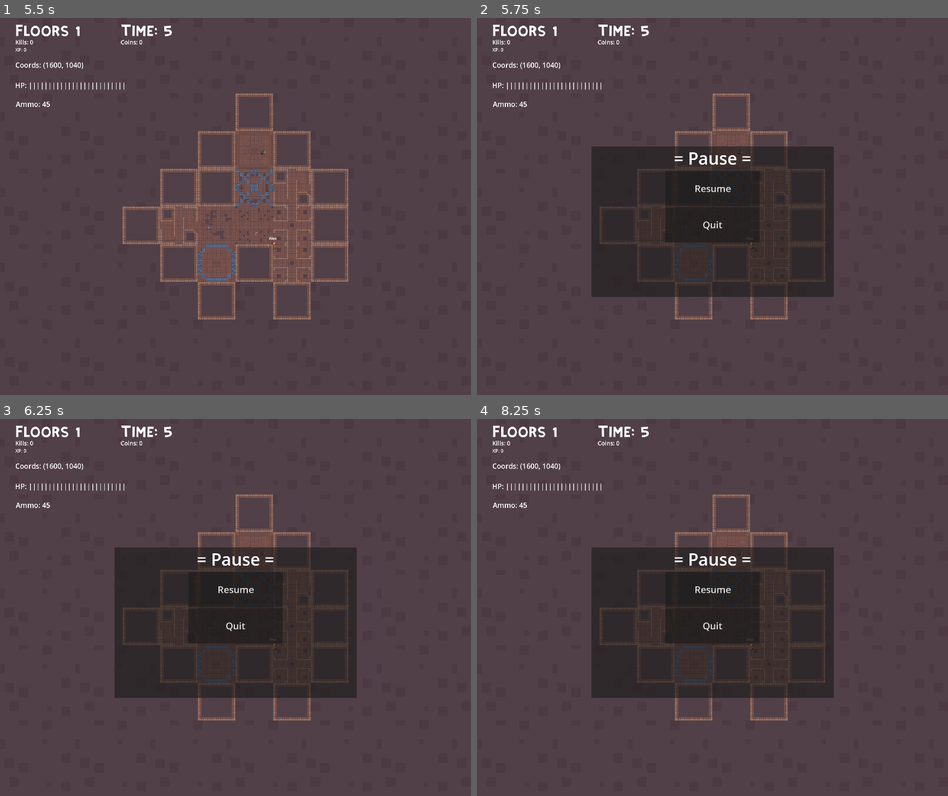
Above: before the commit, frames 1-4 (two rows, left to right).
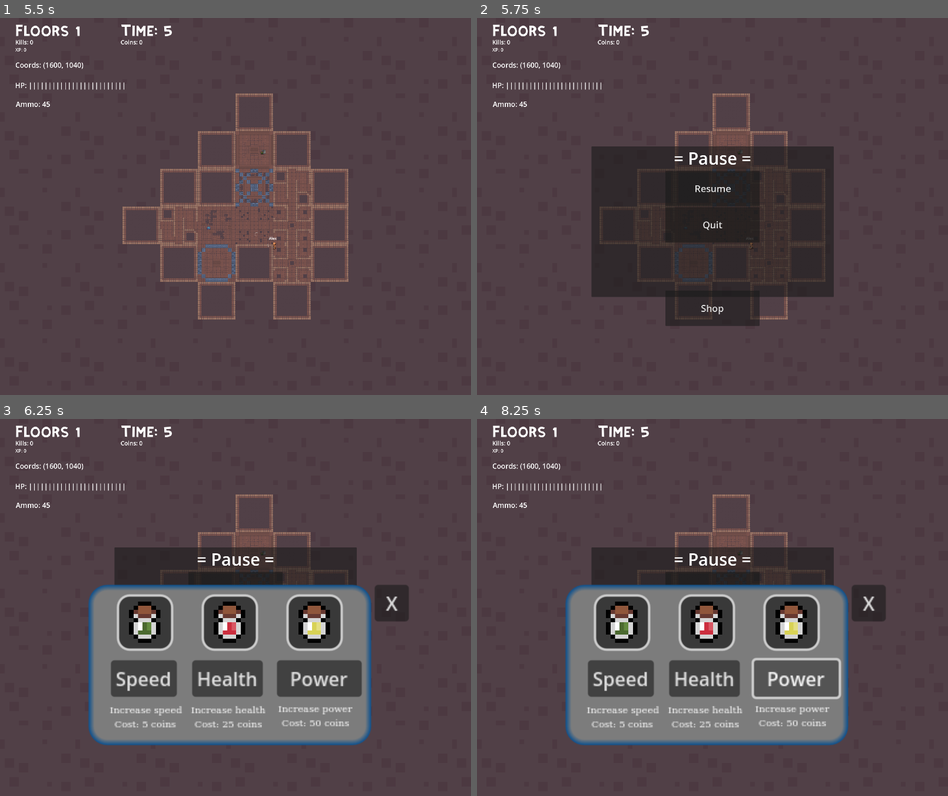
Above: after the commit, the same moments.

Repository: jaxonavena/Calamity
Game: Godot game, scene res://scenes/Character_Creator.tscn
Same seed, same stepped clock (60 frames per second), same inputs: the game is played once before the commit and once after it.
Inputs (mouse positions are in pixels of both pictures, inside the frame that each line leads up to):
- Up to frame 1 (5.5 s): click (277, 274) at 0.52 s; type "Alex" at 0.6 s; click "CONFIRM" at 1.25 s; tap Enter at 2, 5 s; move the mouse to (339, 187) at 2.02 s; hold Right (ui_right) 2.03-2.78 s; tap Space (attack) at 2.1, 4.25, 5.1 s; click (339, 187) at 2.17 s; move the mouse to (141, 225) at 2.77 s; hold Down (ui_down) 2.78-3.53 s; click (141, 225) at 2.85 s; move the mouse to (282, 123) at 3.52 s; hold Right (ui_right) 3.53-4.28 s; hold Tab (switch_weapon) 3.53-4.28 s; click (282, 123) at 3.67 s; move the mouse to (211, 281) at 4.27 s; hold Up (ui_up) 4.28-5.03 s; tap E at 4.35 s; click (211, 281) at 4.42 s; move the mouse to (376, 263) at 5.02 s; hold Left (ui_left) from 5.03 s (still down); click (376, 263) at 5.17 s
- Up to frame 2 (5.75 s): keep holding Left (ui_left); tap Escape (pause) at 5.65 s
- Up to frame 3 (6.25 s): release Left (ui_left) at 5.75 s; click (235, 709) at 5.75 s, where only the run after the commit has a clickable "Shop"
- Up to frame 4 (8.25 s): click (623, 679) at 6.5 s, where only the run after the commit has a clickable "Speed"; click (703, 679) at 7.25 s, where only the run after the commit has a clickable "Health"; click (797, 679) at 8 s, where only the run after the commit has a clickable "Power"

Frame 1 is identical in both runs. In frame 2, 1.5% of the frame differs, in the area x 40-60%, y 72-82%; in frame 3, 21%; in frame 4, 22%, in the area x 18-87%, y 43-87%.

Commit message:
Shop works fully

Diff:
--- a/calamity-godotproject/Godot-Fontpack-d244bf6170b399a6d4d26a0d906058ddf2dafdf1/fonts/architect-s-daughter/ArchitectsDaughter32.tres
+++ b/calamity-godotproject/Godot-Fontpack-d244bf6170b399a6d4d26a0d906058ddf2dafdf1/fonts/architect-s-daughter/ArchitectsDaughter32.tres
@@ -1,8 +1,23 @@
-[gd_resource type="DynamicFont" load_steps=2 format=2]
-
-[ext_resource path="res://fonts/architect-s-daughter/ArchitectsDaughter.ttf" type="DynamicFontData" id=1]
+[gd_resource type="FontFile" format=3 uid="uid://cduik3tm0bac8"]
 
 [resource]
-
-size = 32
-font_data = ExtResource( 1 )
+cache/0/6/0/ascent = 0.0
+cache/0/6/0/descent = 0.0
+cache/0/6/0/underline_position = 0.0
+cache/0/6/0/underline_thickness = 0.0
+cache/0/6/0/scale = 1.0
+cache/0/16/0/ascent = 0.0
+cache/0/16/0/descent = 0.0
+cache/0/16/0/underline_position = 0.0
+cache/0/16/0/underline_thickness = 0.0
+cache/0/16/0/scale = 1.0
+cache/0/7/0/ascent = 0.0
+cache/0/7/0/descent = 0.0
+cache/0/7/0/underline_position = 0.0
+cache/0/7/0/underline_thickness = 0.0
+cache/0/7/0/scale = 1.0
+cache/0/8/0/ascent = 0.0
+cache/0/8/0/descent = 0.0
+cache/0/8/0/underline_position = 0.0
+cache/0/8/0/underline_thickness = 0.0
+cache/0/8/0/scale = 1.0
--- a/calamity-godotproject/project.godot
+++ b/calamity-godotproject/project.godot
@@ -27,10 +27,6 @@
 [dotnet]
 
 project/assembly_name="Calamity-GodotProject"
-
-[editor]
-
-version_control/autoload_on_startup=true
 
 [global_group]
 
--- /dev/null
+++ b/calamity-godotproject/scenes/Shop.tscn
@@ -0,0 +1,157 @@
+[gd_scene load_steps=8 format=3 uid="uid://daitxuverbyw1"]
+
+[ext_resource type="Script" path="res://scripts/shop.gd" id="1_76xcb"]
+[ext_resource type="FontFile" uid="uid://cduik3tm0bac8" path="res://Godot-Fontpack-d244bf6170b399a6d4d26a0d906058ddf2dafdf1/fonts/architect-s-daughter/ArchitectsDaughter32.tres" id="1_ruj38"]
+[ext_resource type="Texture2D" uid="uid://cwicngf137om5" path="res://art/props_itens/potion_green.png" id="2_b06x7"]
+[ext_resource type="Texture2D" uid="uid://t04wu085rhli" path="res://art/props_itens/potion_red.png" id="3_babbr"]
+[ext_resource type="Texture2D" uid="uid://b8aqr6ba3md3n" path="res://art/props_itens/potion_yellow.png" id="4_n28o7"]
+
+[sub_resource type="StyleBoxFlat" id="StyleBoxFlat_0a3mq"]
+bg_color = Color(0.487662, 0.487662, 0.487662, 1)
+border_width_left = 5
+border_width_top = 5
+border_width_right = 5
+border_width_bottom = 5
+border_color = Color(0.0823529, 0.329412, 0.552941, 1)
+border_blend = true
+corner_radius_top_left = 15
+corner_radius_top_right = 15
+corner_radius_bottom_right = 15
+corner_radius_bottom_left = 15
+
+[sub_resource type="StyleBoxFlat" id="StyleBoxFlat_nyhgv"]
+bg_color = Color(0.223103, 0.223103, 0.223103, 1)
+border_width_left = 2
+border_width_top = 2
+border_width_right = 2
+border_width_bottom = 2
+corner_radius_top_left = 10
+corner_radius_top_right = 10
+corner_radius_bottom_right = 10
+corner_radius_bottom_left = 10
+
+[node name="Shop" type="CanvasLayer"]
+script = ExtResource("1_76xcb")
+
+[node name="Background" type="Panel" parent="."]
+offset_left = 376.0
+offset_top = 704.0
+offset_right = 616.0
+offset_bottom = 840.0
+scale = Vector2(5, 5)
+theme_override_styles/panel = SubResource("StyleBoxFlat_0a3mq")
+
+[node name="Speed Potion" type="Panel" parent="Background"]
+layout_mode = 0
+offset_left = 24.0
+offset_top = 8.0
+offset_right = 72.0
+offset_bottom = 56.0
+theme_override_styles/panel = SubResource("StyleBoxFlat_nyhgv")
+
+[node name="SpeedButton" type="Button" parent="Background/Speed Potion"]
+layout_mode = 0
+offset_left = -5.0
+offset_top = 56.0
+offset_right = 51.0
+offset_bottom = 87.0
+text = "Speed"
+
+[node name="Description" type="Label" parent="Background/Speed Potion"]
+layout_mode = 0
+offset_left = -11.2
+offset_top = 94.4
+offset_right = 60.8
+offset_bottom = 133.4
+theme_override_fonts/font = ExtResource("1_ruj38")
+theme_override_font_sizes/font_size = 8
+text = "Increase speed
+Cost: 5 coins"
+horizontal_alignment = 1
+autowrap_mode = 3
+
+[node name="PotionGreen" type="Sprite2D" parent="Background/Speed Potion"]
+position = Vector2(25.6, 27.2)
+scale = Vector2(3.8, 3.5)
+texture = ExtResource("2_b06x7")
+
+[node name="Health Potion" type="Panel" parent="Background"]
+layout_mode = 0
+offset_left = 96.0
+offset_top = 8.0
+offset_right = 144.0
+offset_bottom = 56.0
+theme_override_styles/panel = SubResource("StyleBoxFlat_nyhgv")
+
+[node name="HealthButton" type="Button" parent="Background/Health Potion"]
+layout_mode = 0
+offset_left = -8.0
+offset_top = 56.0
+offset_right = 52.0
+offset_bottom = 87.0
+text = "Health"
+icon_alignment = 1
+
+[node name="Description" type="Label" parent="Background/Health Potion"]
+layout_mode = 0
+offset_left = -14.4
+offset_top = 94.4
+offset_right = 60.6
+offset_bottom = 133.4
+theme_override_fonts/font = ExtResource("1_ruj38")
+theme_override_font_sizes/font_size = 8
+text = "Increase health
+Cost: 25 coins"
+horizontal_alignment = 1
+autowrap_mode = 3
+
+[node name="PotionRed" type="Sprite2D" parent="Background/Health Potion"]
+position = Vector2(25.6, 27.2)
+scale = Vector2(3.8, 3.5)
+texture = ExtResource("3_babbr")
+
+[node name="Power Potion" type="Panel" parent="Background"]
+layout_mode = 0
+offset_left = 168.0
+offset_top = 8.0
+offset_right = 216.0
+offset_bottom = 56.0
+theme_override_styles/panel = SubResource("StyleBoxFlat_nyhgv")
+
+[node name="DamageButton" type="Button" parent="Background/Power Potion"]
+layout_mode = 0
+offset_left = -8.0
+offset_top = 56.0
+offset_right = 64.0
+offset_bottom = 87.0
+text = "Power"
+
+[node name="Description" type="Label" parent="Background/Power Potion"]
+layout_mode = 0
+offset_left = -19.2
+offset_top = 92.8
+offset_right = 68.8
+offset_bottom = 131.8
+theme_override_fonts/font = ExtResource("1_ruj38")
+theme_override_font_sizes/font_size = 8
+text = "Increase power
+Cost: 50 coins"
+horizontal_alignment = 1
+autowrap_mode = 3
+
+[node name="PotionYellow" type="Sprite2D" parent="Background/Power Potion"]
+position = Vector2(25.6, 27.2)
+scale = Vector2(3.8, 3.5)
+texture = ExtResource("4_n28o7")
+
+[node name="Close" type="Button" parent="Background"]
+layout_mode = 0
+offset_left = 243.2
+offset_right = 272.2
+offset_bottom = 31.0
+text = "X"
+
+[connection signal="pressed" from="Background/Speed Potion/SpeedButton" to="." method="_on_speed_button_pressed"]
+[connection signal="pressed" from="Background/Health Potion/HealthButton" to="." method="_on_health_button_pressed"]
+[connection signal="pressed" from="Background/Power Potion/DamageButton" to="." method="_on_damage_button_pressed"]
+[connection signal="pressed" from="Background/Close" to="." method="_on_close_pressed"]
--- a/calamity-godotproject/scenes/main.tscn
+++ b/calamity-godotproject/scenes/main.tscn
@@ -116,7 +116,6 @@
 layer_1/tile_data = PackedInt32Array(131086, 196609, 5, 196622, 196609, 5, 262158, 196609, 5, 327694, 196609, 5, 393230 …(504 unchanged characters)…
 
 [node name="Player" parent="." instance=ExtResource("2_0i0bd")]
-process_mode = 1
 position = Vector2(169, 101)
 
 [node name="enemy" parent="." instance=ExtResource("3_balui")]
--- a/calamity-godotproject/scenes/pause_menu.tscn
+++ b/calamity-godotproject/scenes/pause_menu.tscn
@@ -68,5 +68,16 @@
 theme = SubResource("Theme_q7sjm")
 text = "Quit"
 
+[node name="shop" type="Button" parent="."]
+custom_minimum_size = Vector2(400, 150)
+layout_mode = 2
+offset_left = 800.0
+offset_top = 1093.0
+offset_right = 1200.0
+offset_bottom = 1243.0
+theme_override_font_sizes/font_size = 40
+text = "Shop"
+
 [connection signal="pressed" from="Panel/VBoxContainer/Resume" to="." method="_on_resume_pressed"]
 [connection signal="pressed" from="Panel/VBoxContainer/Quit" to="." method="_on_quit_pressed"]
+[connection signal="pressed" from="shop" to="." method="_on_shop_pressed"]
--- a/calamity-godotproject/scripts/dungeon_generator.gd
+++ b/calamity-godotproject/scripts/dungeon_generator.gd
@@ -16,6 +16,7 @@
 var player = preload("res://scenes/player.tscn")
 var enemy = preload("res://scenes/enemy.tscn")
 var enemyglobin = preload("res://scenes/enemyglobin.tscn")
+var shop = preload("res://scenes/Shop.tscn")
 
 
 var used_positions = {} # Tracks locations of rooms on the map
@@ -50,6 +51,7 @@
 	global_script.no_path_to_stairs = false
 	global_script.restarting = false # Currently restarting
 	global_script.restart_allowed = true # Allowed to restart
+
 	generate_dungeon() # Build the map
 	place_player(global_script.player_instance) # Put the player on the map
 	place_staircase() # Put the stairs far away from the player
--- a/calamity-godotproject/scripts/global.gd
+++ b/calamity-godotproject/scripts/global.gd
@@ -22,9 +22,11 @@
 var player_coins = 0
 var player_ammo = 50
 var player_xp = 0
-var floors = 1
+var floors: int = 1
 var time_survived = 0.0
 var kills = 0
+var projectile_power = 10
+var speed: float = 120
 
 # High scores set to default
 var best_xp = 0
--- a/calamity-godotproject/scripts/pause_menu.gd
+++ b/calamity-godotproject/scripts/pause_menu.gd
@@ -1,4 +1,6 @@
 extends Control
+
+var shop_scene = preload("res://scenes/Shop.tscn")
 
 func _ready():
 	# Hides the pause menu when the game starts
@@ -24,3 +26,12 @@
 func _on_quit_pressed() -> void:
 	print("quit")
 	get_tree().quit()
+
+
+func _on_shop_pressed() -> void:
+	print("shop")
+	var shop_instance = shop_scene.instantiate()
+	add_child(shop_instance)
+	self.visible = false  # Hide the pause menu itself
+	hide()
+	show()
--- a/calamity-godotproject/scripts/player.gd
+++ b/calamity-godotproject/scripts/player.gd
@@ -26,7 +26,7 @@
 
 
 # Player stuff
-const speed = 120
+var speed = global_script.speed
 var current_dir = "down"
 var enemy_in_attack_range = false
 var enemy_attack_cooldown = true
--- a/calamity-godotproject/scripts/projectile.gd
+++ b/calamity-godotproject/scripts/projectile.gd
@@ -11,7 +11,7 @@
 
 
 @export var speed: float = 250 # defines speed for the projectile
-@export var damage: int = 10 # defines how much damage it will do
+@export var damage: int = global_script.projectile_power # defines how much damage it will do
 @export var lifetime: float = 2.0 # defines how long the projectile will last
 @export var effect_type: String = "default" # Options: "explosive", "piercing", "fast"
 @export var pierce_count: int = 3 # Number of enemies it can pass through
--- /dev/null
+++ b/calamity-godotproject/scripts/shop.gd
@@ -0,0 +1,41 @@
+extends CanvasLayer
+
+var shop_scene = preload("res://scenes/Shop.tscn")
+
+# Called when the node enters the scene tree for the first time.
+func _ready() -> void:
+	print("ready function")
+	global_script.player_health = 250
+	global_script.projectile_power = 10
+	global_script.speed = 120
+
+# Called every frame. 'delta' is the elapsed time since the previous frame.
+func _process(delta: float) -> void:
+	pass
+
+func _on_speed_button_pressed() -> void:
+	if global_script.player_coins >=5:
+		global_script.player_coins -= 5
+		global_script.speed += 80
+
+
+func _on_health_button_pressed() -> void:
+	if global_script.player_coins >= 25:
+		global_script.player_coins -= 25
+		global_script.player_health += 50
+
+
+func _on_damage_button_pressed() -> void:
+	if global_script.player_coins >= 50:
+		global_script.player_coins -= 50
+		global_script.projectile_power += 10
+
+
+func _on_close_pressed() -> void:
+	print("close")
+	queue_free()
+
+func _input(event):
+	print(event)
+	if event is InputEventMouseButton:
+		print("Mouse clicked")
Not shown: 1 places in calamity-godotproject/scenes/main.tscn that only renumber resources
